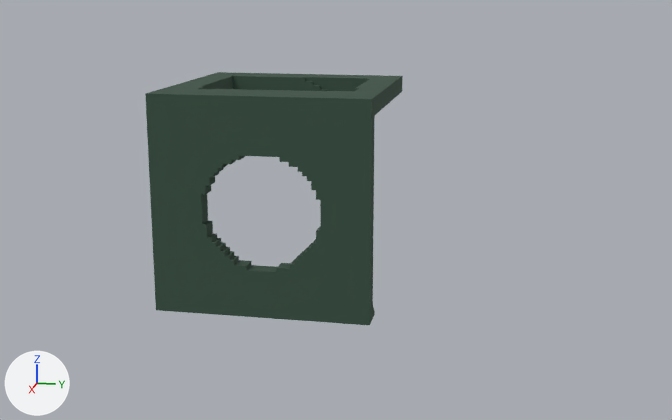
One commit to the glTF model GLTF/chunk-model-0-1.gltf: the scene before it, then after it.
Both versions are drawn from a camera (50 mm lens) standing at (216.8, 55.8, 73.8) and looking at (26.2, 17.7, 26.2). Arrows for +X, +Y and +Z are at lower left; the lights stay in place.

Before the edit, the objects in view are built like this:
```python
me_00_mesh = bpy.data.meshes.new('00-Mesh')
me_00_mesh.from_pydata(...)  # 375 vertices, 510 faces; spans x -25.0..25.0, y -25.0..25.0, z -25.0..25.0
me_00_mesh.materials.append(mat_00_material)
ob_00_local = bpy.data.objects.new('00-Local', me_00_mesh)
ob_00_local.parent = ob_00_global
ob_00_local.location = (0.0, 0.0, 25.0)
```
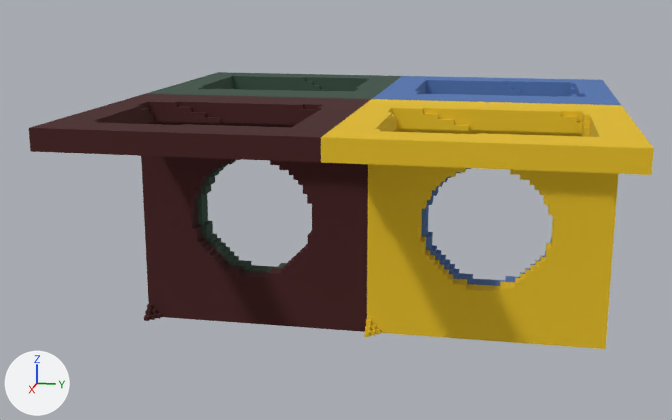
The newer file is also turned or shifted as a whole; pictures and numbers use the older file's frame.

Boxes (x1, y1, x2, y2) around the edits, measured in the pictures (672 x 420 px):
'00-Local.003', added: after (321, 99, 654, 349)
'00-Local.002', added: after (29, 94, 371, 332)
'00-Local.001', added: after (373, 76, 621, 286)
'00-Local', unchanged, covered by the edit: before (145, 72, 403, 325); after (146, 72, 402, 272)

The change in detail:
Picture 'Image_0.003' (img_image_0_003) is new.
Picture 'Image_0.002' (img_image_0_002) is new.
Picture 'Image_0.001' (img_image_0_001) is new.
Material '00-Material.007' (mat_00_material_007) is new.
Uses the picture img_image_0_003.
Uses the picture img_image_1.
Material '00-Material.006' (mat_00_material_006) is new.
Uses the picture img_image_0_002.
Uses the picture img_image_1.
Material '00-Material.005' (mat_00_material_005) is new.
Uses the picture img_image_0_001.
Uses the picture img_image_1.
Mesh me_00_mesh_007 is new.
It has 375 vertices, 510 faces and spans x -25.0..25.0, y -25.0..25.0, z -25.0..25.0.
It uses material mat_00_material_007.
Mesh me_00_mesh_006 is new.
It has 375 vertices, 510 faces and spans x -25.0..25.0, y -25.0..25.0, z -25.0..25.0.
It uses material mat_00_material_006.
Mesh me_00_mesh_005 is new.
It has 375 vertices, 510 faces and spans x -25.0..25.0, y -25.0..25.0, z -25.0..25.0.
It uses material mat_00_material_005.
Object '00-Local.003' (ob_00_local_003) is new; it shows me_00_mesh_007.
Its location is (50.0, 50.0, 25.0).
Its rotation in degrees is (180, 0, 0).
Its scale is (-1.0, -1.0, -1.0).
Object '00-Local.002' (ob_00_local_002) is new; it shows me_00_mesh_006.
Its location is (50.0, 0.0, 25.0).
Its rotation in degrees is (180, 0, 0).
Its scale is (-1.0, -1.0, -1.0).
Object '00-Local.001' (ob_00_local_001) is new; it shows me_00_mesh_005.
Its location is (0.0, 50.0, 25.0).
Its rotation in degrees is (0, -180, 0).
Its scale is (-1.0, -1.0, -1.0).
